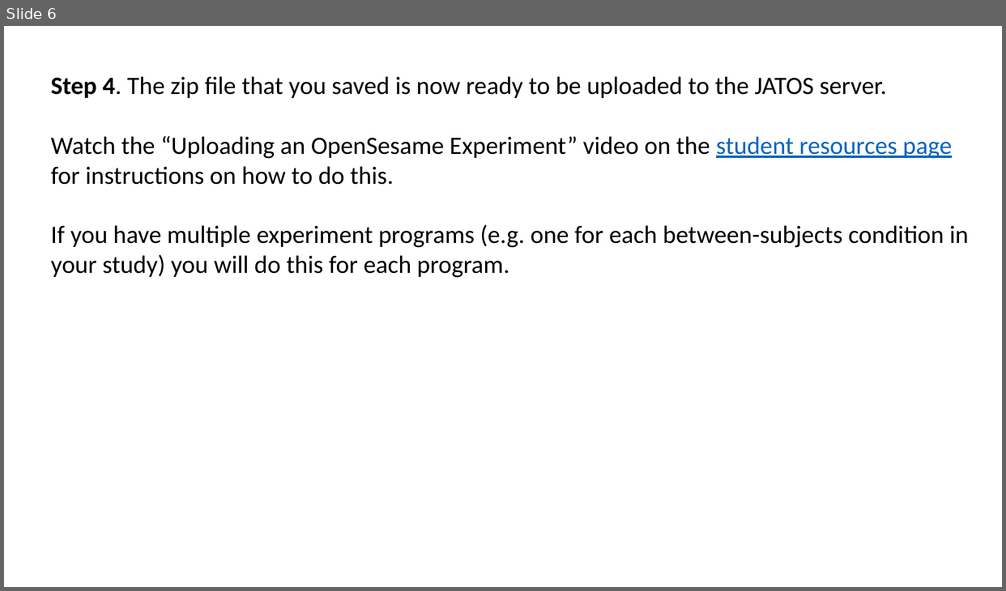
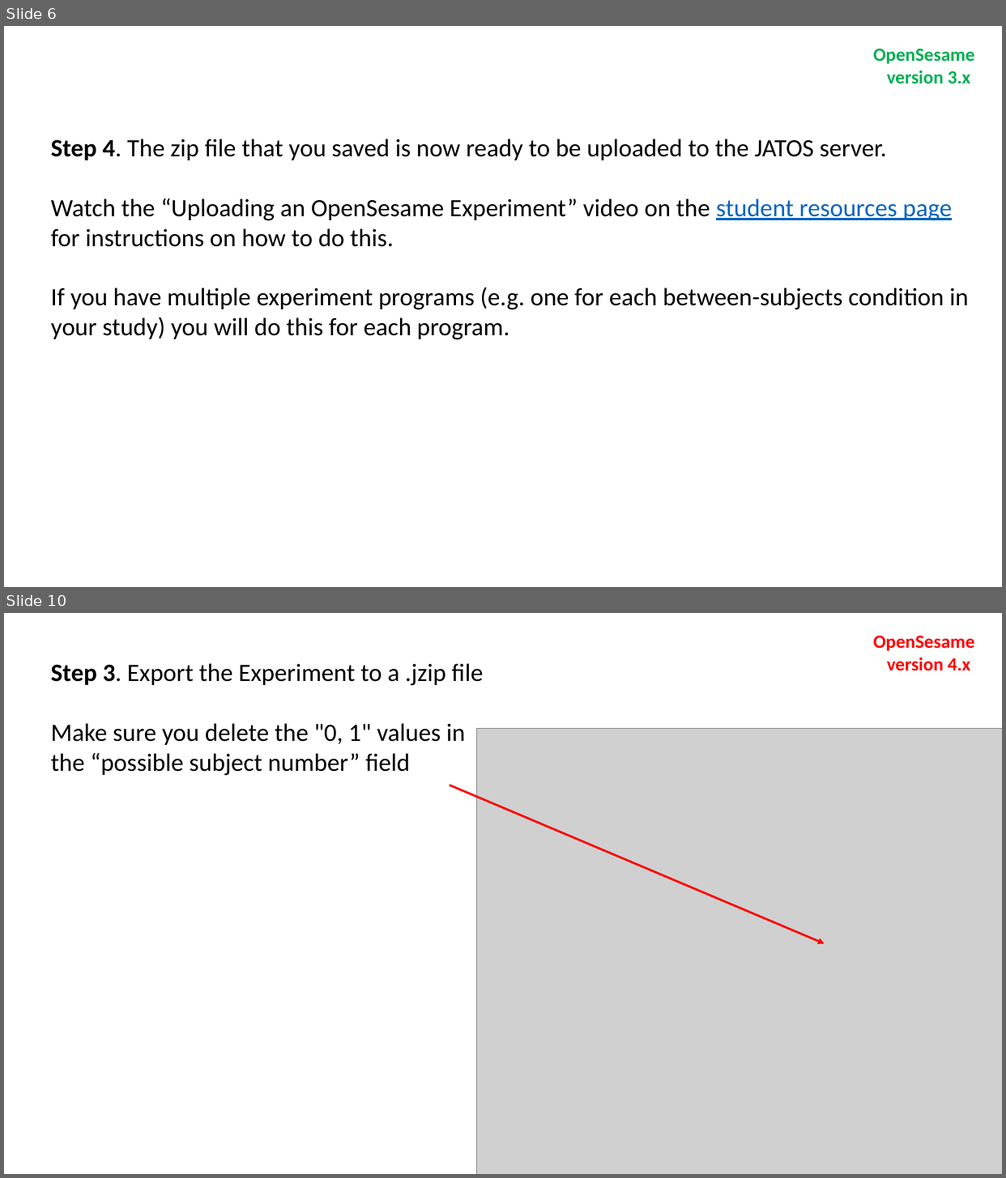
Before and after one commit to ajwills72/rmip, a slide deck: docs/prepare_your_online_study.pptx. Shown one above the other, each under a label of ours: slide 6 before the commit, slides 6 and 10 after it; the slides between them are not shown. The pictures are 1006x591 and 1006x1178 pixels, drawn with LibreOffice and Linux fonts; fonts in the diff are those of the drawing; grey boxes stand for pictures. Boxes give left, top, right and bottom in pixels: in the first picture for what was removed or moved away, otherwise in the second. Text is boxed around its words. In the diff, an @@ line names an element or a change of style, - is before the commit and + after.

Commit message:
updated prepare_your_online_study.pptx with instructions for OpenSesame v4

```diff
--- a/docs/prepare_your_online_study.pptx
+++ b/docs/prepare_your_online_study.pptx
@@ slide 10 added at (4, 613, 1002, 1174), background #FFFFFF @@
@@ text added at (873, 636, 974, 671), 18 pt, text #FF0000, bold @@
+OpenSesame
+version 4.x
@@ text added at (51, 663, 484, 776), 24 pt, text #000000 @@
+Step 3. Export the Experiment to a .jzip file
+Make sure you delete the "0, 1" values in the “possible subject number” field
@@ picture added at (477, 728, 1002, 1174) @@
@@ arrow added from (450, 786) to (825, 944), #FF0000 2 pt @@
@@ slide 6 changed as well @@
@@ text added at (873, 49, 974, 84), 18 pt, text #00B050, bold @@
+OpenSesame
+version 3.x
@@ text "Step 4. The zip file ...": place and size @@
-text "Step 4. The zip file ..." at (51, 76, 968, 278)
+text "Step 4. The zip file ..." at (51, 139, 968, 340)
```
Also in this commit, not shown: 5 other slides changed, 5 other slides added.
